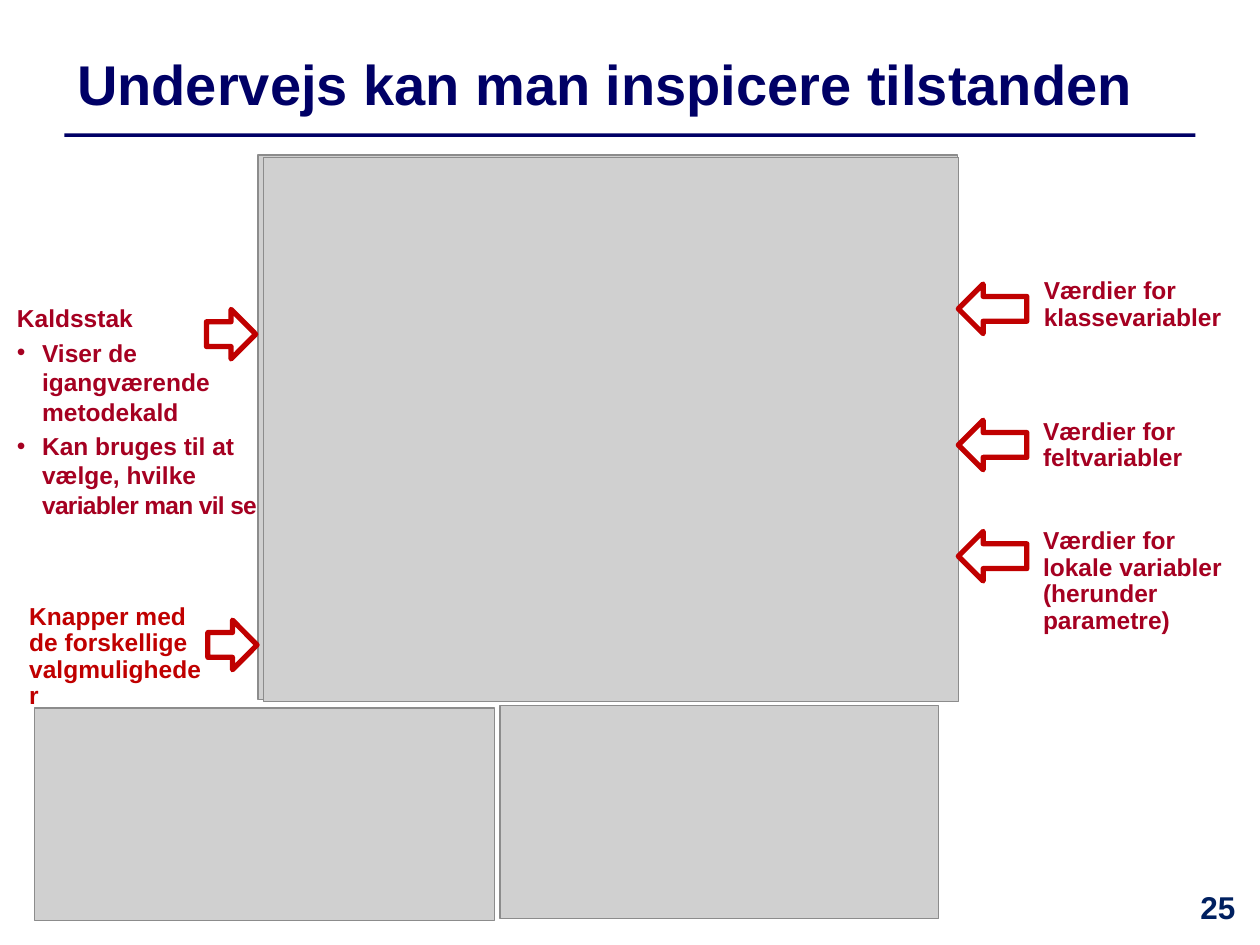
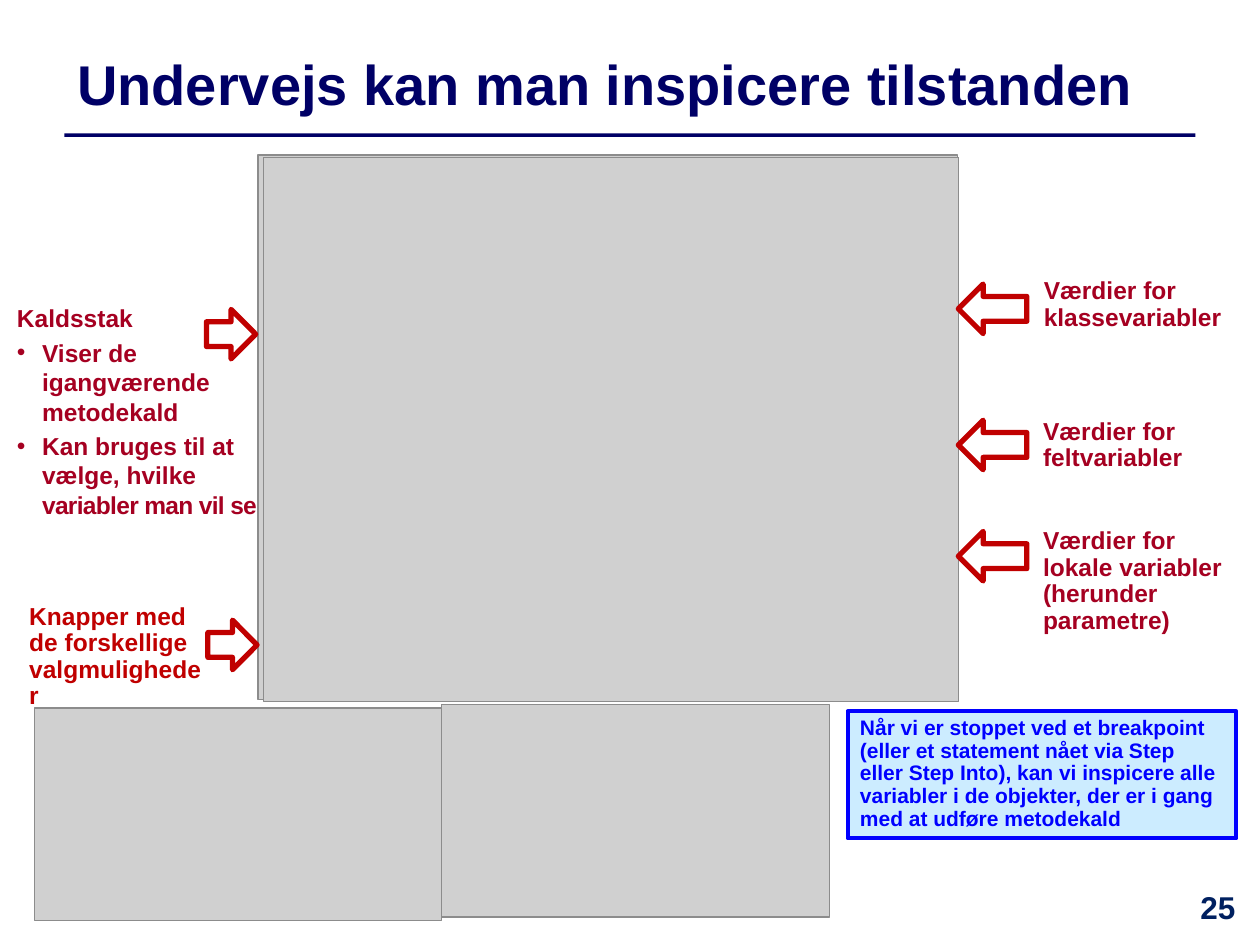
Before and after one commit to IntProgAU/Materiale, a slide deck: slide 25 of web/e21/uge_10/Slides-Uge10.pptx. Drawn at 1260x945 pixels with LibreOffice and Linux fonts; fonts in the diff are those of the drawing; grey boxes stand for pictures. Boxes give left, top, right and bottom in pixels: in the first picture for what was removed or moved away, otherwise in the second. Text is boxed around its words. In the diff, an @@ line names an element or a change of style, - is before the commit and + after.

```diff
--- a/web/e21/uge_10/Slides-Uge10.pptx
+++ b/web/e21/uge_10/Slides-Uge10.pptx
@@ picture: place and size @@
-picture at box(34, 708, 494, 920)
+picture at box(34, 708, 441, 920)
@@ picture: place and size @@
-picture at box(500, 706, 939, 919)
+picture at box(441, 704, 829, 917)
@@ rectangle added at box(848, 711, 1237, 838), fill #CCECFF, outline #0000FF 2.25 pt, 12 pt, text #0000FF, bold @@
+Når vi er stoppet ved et breakpoint (eller et statement nået via Step eller Step Into), kan vi inspicere alle variabler i de objekter, der er i gang med at udføre metodekald
```
Also in this commit, not shown: 9 other slides changed, 3 other files.
